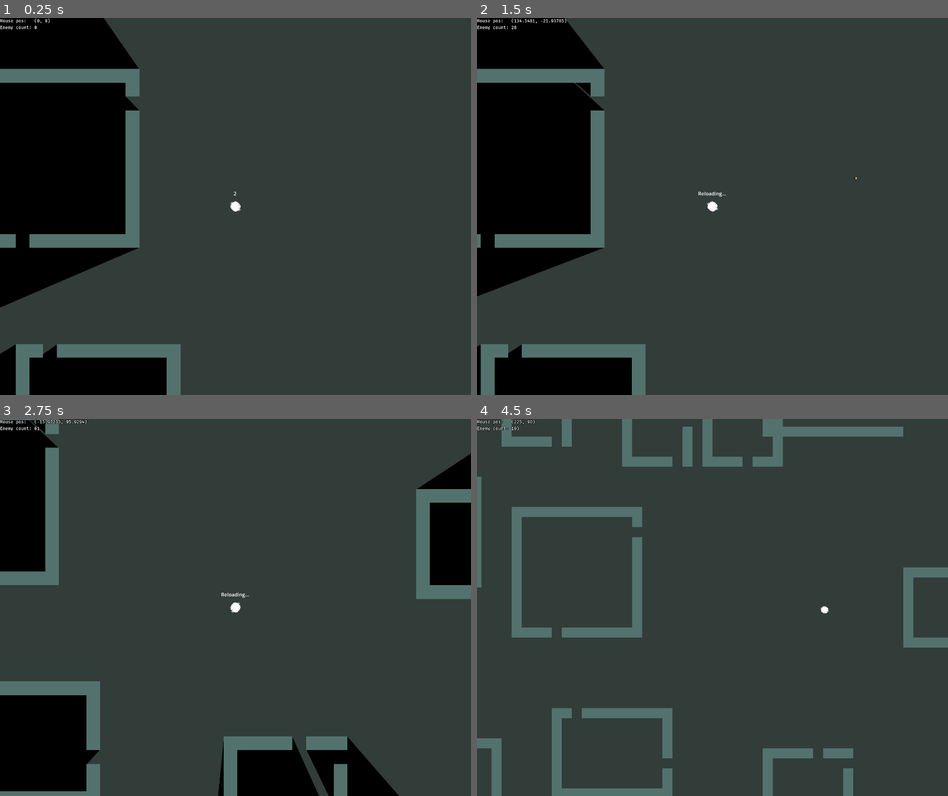
Above: before the commit, frames 1-4 (two rows, left to right).
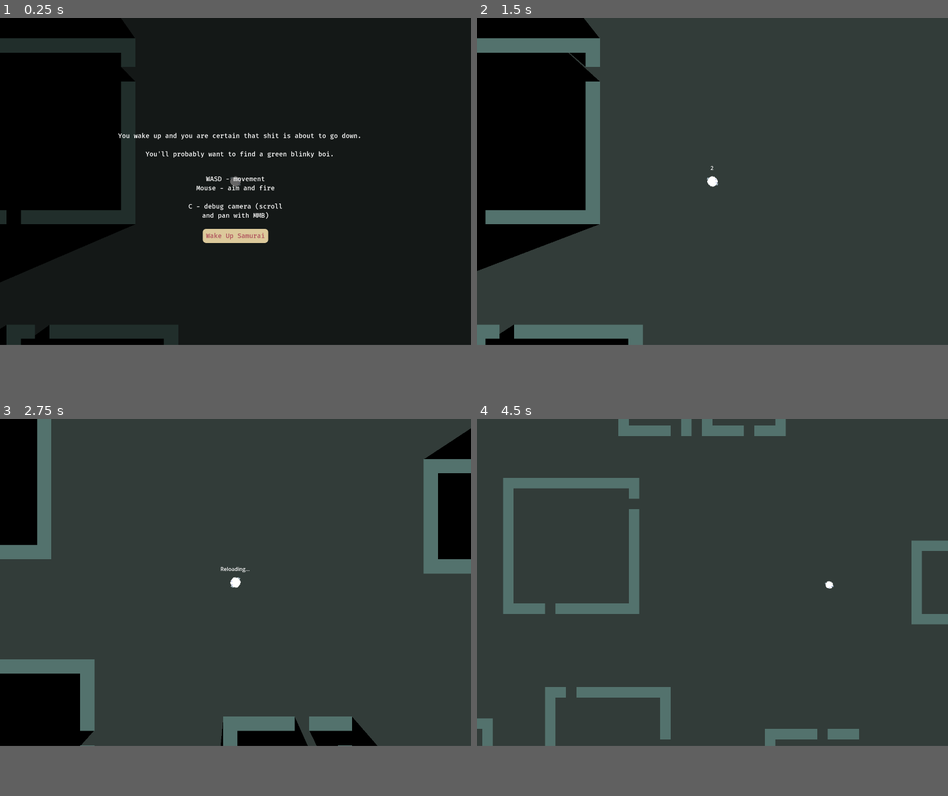
Above: after the commit, the same moments.

Repository: NomadicDaggy/procgen1
Game: Godot game, scene res://scenes/world.tscn
Two runs of this game, one before a commit and one after it. Both use one fixed random seed, a clock stepped at 60 frames per second and the inputs below.
Inputs (mouse positions are in pixels of both pictures, inside the frame that each line leads up to):
- Up to frame 1 (0.25 s): no input
- Up to frame 2 (1.5 s): click (712, 270) at 0.5 s, where only the run after the commit has a clickable "Wake Up Samurai"; tap Enter at 1.25 s; move the mouse to (816, 187) at 1.27 s; press the mouse at (816, 187) at 1.28 s; hold D (move_right) from 1.28 s (still down)
- Up to frame 3 (2.75 s): move the mouse to (141, 626) at 2.02 s; release D (move_right) at 2.03 s; release the mouse at (141, 626) at 2.03 s; hold S (move_down) from 2.03 s (still down); tap Middle mouse button (middle_mouse_btn) at 2.1 s
- Up to frame 4 (4.5 s): move the mouse to (759, 524) at 2.77 s; release S (move_down) at 2.78 s; hold D (move_right) 2.78-3.53 s; tap Mouse wheel down (scroll_down) at 2.85 s; move the mouse to (688, 682) at 3.52 s; hold W (move_up) 3.53-4.28 s; tap Mouse wheel up (scroll_up) at 3.6 s; move the mouse to (853, 664) at 4.27 s; hold A (move_left) from 4.28 s (still down); tap C (toggle_camera) at 4.35 s
In our replay, the window is 800x640 before the commit and 800x555 after it. These sizes can differ from the game's own. Grey fills any space a smaller window leaves; there, only what the larger window draws over its background counts as a difference.

The runs differ from the first frame. In frame 1, 76% of the frame differs, in the area x 0-100%, y 0-100%; in frame 2, 13%; in frame 3, 17%; in frame 4, 14%.

Commit message:
add starting explainer and refactor pausing/unpausing

Diff:
--- a/project.godot
+++ b/project.godot
@@ -29,8 +29,9 @@
 
 [display]
 
-window/size/viewport_width=1500
-window/size/viewport_height=1200
+window/size/viewport_width=1440
+window/size/viewport_height=1000
+window/size/initial_position_type=2
 
 [filesystem]
 
--- /dev/null
+++ b/resources/main_ui_theme.tres
@@ -0,0 +1,8 @@
+[gd_resource type="Theme" load_steps=2 format=3 uid="uid://ko77oq5p32gu"]
+
+[ext_resource type="FontFile" uid="uid://dmhp7vho1grrx" path="res://assets/FiraMono-Medium.ttf" id="1_m2mlb"]
+
+[resource]
+default_base_scale = 0.2
+default_font = ExtResource("1_m2mlb")
+default_font_size = 20
--- a/scenes/player.tscn
+++ b/scenes/player.tscn
@@ -52,3 +52,7 @@
 shadow_filter_smooth = 1.5
 texture = ExtResource("3_5nuo1")
 texture_scale = 8.37
+
+[node name="OnSpawnTimer" type="Timer" parent="."]
+one_shot = true
+autostart = true
--- a/scenes/ui.tscn
+++ b/scenes/ui.tscn
@@ -1,7 +1,8 @@
-[gd_scene load_steps=4 format=3 uid="uid://gs723esr23mr"]
+[gd_scene load_steps=6 format=3 uid="uid://gs723esr23mr"]
 
 [ext_resource type="FontFile" uid="uid://dmhp7vho1grrx" path="res://assets/FiraMono-Medium.ttf" id="1_06co6"]
 [ext_resource type="Script" path="res://scripts/ui.gd" id="1_gobil"]
+[ext_resource type="Theme" uid="uid://ko77oq5p32gu" path="res://resources/main_ui_theme.tres" id="3_pk1qp"]
 
 [sub_resource type="LabelSettings" id="LabelSettings_iygm6"]
 font = ExtResource("1_06co6")
@@ -9,10 +10,22 @@
 outline_size = 5
 outline_color = Color(0, 0, 0, 1)
 
+[sub_resource type="StyleBoxFlat" id="StyleBoxFlat_a3mb4"]
+bg_color = Color(0.862745, 0.788235, 0.607843, 1)
+corner_radius_top_left = 10
+corner_radius_top_right = 10
+corner_radius_bottom_right = 10
+corner_radius_bottom_left = 10
+expand_margin_left = 10.0
+expand_margin_top = 5.0
+expand_margin_right = 10.0
+expand_margin_bottom = 5.0
+
 [node name="UI" type="CanvasLayer"]
 script = ExtResource("1_gobil")
 
 [node name="Debug" type="Label" parent="."]
+visible = false
 offset_right = 40.0
 offset_bottom = 23.0
 text = "test
@@ -20,6 +33,7 @@
 label_settings = SubResource("LabelSettings_iygm6")
 
 [node name="PlayerInfo" type="Label" parent="."]
+visible = false
 offset_left = 670.0
 offset_top = 341.0
 offset_right = 769.0
@@ -65,4 +79,73 @@
 grow_vertical = 2
 text = "Congrats!"
 
+[node name="StartControls" type="Control" parent="."]
+z_index = 1000
+layout_mode = 3
+anchors_preset = 15
+anchor_right = 1.0
+anchor_bottom = 1.0
+grow_horizontal = 2
+grow_vertical = 2
+
+[node name="Label" type="Label" parent="StartControls"]
+layout_mode = 1
+anchors_preset = 8
+anchor_left = 0.5
+anchor_top = 0.5
+anchor_right = 0.5
+anchor_bottom = 0.5
+offset_left = -381.0
+offset_top = -152.0
+offset_right = 408.0
+offset_bottom = -50.0
+grow_horizontal = 2
+grow_vertical = 2
+theme = ExtResource("3_pk1qp")
+text = "You wake up and you are certain that shit is about to go down.
+
+You'll probably want to find a green blinky boi."
+horizontal_alignment = 1
+autowrap_mode = 3
+
+[node name="Label2" type="Label" parent="StartControls"]
+layout_mode = 1
+anchors_preset = 8
+anchor_left = 0.5
+anchor_top = 0.5
+anchor_right = 0.5
+anchor_bottom = 0.5
+offset_left = -156.0
+offset_top = -20.16
+offset_right = 156.0
+offset_bottom = 116.841
+grow_horizontal = 2
+grow_vertical = 2
+theme = ExtResource("3_pk1qp")
+text = "WASD - movement
+Mouse - aim and fire
+
+C - debug camera (scroll and pan with MMB)"
+horizontal_alignment = 1
+autowrap_mode = 3
+
+[node name="StartGameButton" type="Button" parent="StartControls"]
+layout_mode = 1
+anchors_preset = 8
+anchor_left = 0.5
+anchor_top = 0.5
+anchor_right = 0.5
+anchor_bottom = 0.5
+offset_left = -64.0
+offset_top = 150.0
+offset_right = 64.0
+offset_bottom = 183.0
+grow_horizontal = 2
+grow_vertical = 2
+theme = ExtResource("3_pk1qp")
+theme_override_colors/font_color = Color(0.682353, 0.309804, 0.356863, 1)
+theme_override_styles/normal = SubResource("StyleBoxFlat_a3mb4")
+text = "Wake Up Samurai"
+
 [connection signal="pressed" from="ResultsControls/RestartButton" to="." method="_on_restart_button_pressed"]
+[connection signal="pressed" from="StartControls/StartGameButton" to="." method="_on_start_game_button_pressed"]
--- a/scenes/world.tscn
+++ b/scenes/world.tscn
@@ -111,11 +111,6 @@
 
 [node name="PlayerProjectiles" type="Node2D" parent="GameManager"]
 
-[node name="CanvasModulate" type="CanvasModulate" parent="."]
-visible = false
-light_mask = 2
-color = Color(0.4, 0.4, 0.4, 1)
-
 [node name="Player" parent="." instance=ExtResource("3_m2xfy")]
 z_index = 1000
 
@@ -128,6 +123,12 @@
 zoom = Vector2(2, 2)
 script = ExtResource("7_kml0k")
 
+[node name="CanvasModulate" type="CanvasModulate" parent="."]
+light_mask = 0
+visibility_layer = 0
+z_index = 1000
+color = Color(0.4, 0.4, 0.4, 1)
+
 [connection signal="bake_finished" from="NavigationRegion2D" to="NavigationRegion2D/Map" method="_on_navigation_region_2d_bake_finished"]
 [connection signal="map_ready" from="NavigationRegion2D/Map" to="GameManager" method="_on_map_map_ready"]
 [connection signal="timeout" from="GameManager/EnemySpawnTimer" to="GameManager" method="_on_enemy_spawn_timer_timeout"]
--- a/scripts/enemy.gd
+++ b/scripts/enemy.gd
@@ -100,17 +100,18 @@
 
 
 func _process(_delta):
-	#if G.debug_mode:
-	debug_text.text = "%s\n" % G.round_to_dec(player_detection_level,3)
-		#debug_text.text = "%s\n" % G.round_to_dec(factor,1)
-		#debug_text.text = "%s\n" % State.keys()[state]
-		#debug_text.text += "%s" % G.round_to_dec(patrol_path_timer.time_left, 1)
 
 	# If enemy is far from player, delete it to let a new one spawn closer.
 	if global_position.distance_to(target.global_position) > 100 * G.TS:
 		queue_free()
 
 	modulate = Color(player_detection_level, 1, 1)
+
+	#if G.debug_mode:
+	#debug_text.text = "%s\n" % G.round_to_dec(player_detection_level,3)
+	#debug_text.text = "%s\n" % G.round_to_dec(factor,1)
+	#debug_text.text = "%s\n" % State.keys()[state]
+	#debug_text.text += "%s" % G.round_to_dec(patrol_path_timer.time_left, 1)
 
 
 func move_to(pos, s, a, d):
--- a/scripts/game_manager.gd
+++ b/scripts/game_manager.gd
@@ -4,6 +4,8 @@
 @onready var enemies = $"./Enemies"
 @onready var enemy_spawn_timer = $EnemySpawnTimer
 @onready var extracts = $Extracts
+@onready var canvas_modulate = $"../CanvasModulate"
+
 
 
 var enemy_nospawn_size = 40
@@ -14,7 +16,8 @@
 var enemy_scene = preload("res://scenes/enemy.tscn")
 
 func _ready():
-	Engine.time_scale = 1.0
+	# Start paused
+	#pause_game()
 
 	enemy_spawn_timer.wait_time = 0.03
 	enemy_spawn_timer.autostart = true
@@ -23,6 +26,13 @@
 		enemy_nospawn_size = 8
 		enemy_spawn_max_dist = 10
 		max_enemies = 0
+
+
+func _process(_delta):
+	if canvas_modulate.visible and not G.game_paused:
+		unpause_game()
+	if UI.start_controls.visible:
+		pause_game()
 
 
 func spawn_enemy(pos: Vector2):
@@ -34,7 +44,19 @@
 
 func show_game_over():
 	UI.game_over()
+	pause_game()
+
+
+func pause_game():
 	Engine.time_scale = 0.0
+	canvas_modulate.visible = true
+	G.game_paused = true
+
+
+func unpause_game():
+	Engine.time_scale = 1.0
+	canvas_modulate.visible = false
+	G.game_paused = false
 
 
 func _on_enemy_spawn_timer_timeout():
--- a/scripts/global_vars.gd
+++ b/scripts/global_vars.gd
@@ -11,11 +11,13 @@
 const PLAYER_NAME = "Player"
 
 var debug_mode = false
+var game_paused = true
 var rng = RandomNumberGenerator.new()
 
 
 func round_to_dec(num, digit) -> float:
 	return round(num * pow(10.0, digit)) / pow(10.0, digit)
+
 
 func raycast_to_pos(from, to, collider_mask):
 	var space_state = get_world_2d().direct_space_state
--- a/scripts/player.gd
+++ b/scripts/player.gd
@@ -13,6 +13,8 @@
 @onready var animated_sprite_2d = $AnimatedSprite2D
 @onready var player_main_light = $PointLight2D
 @onready var player_projectiles = $"../GameManager/PlayerProjectiles"
+@onready var on_spawn_timer = $OnSpawnTimer
+
 
 
 func _ready():
@@ -47,6 +49,9 @@
 	if dead:
 		return
 
+	if not on_spawn_timer.is_stopped():
+		return
+
 	if Input.get_action_strength("main_action"):
 		ranged_weapon.try_shoot(player_projectiles, self)
 	if Input.get_action_strength("reload"):
@@ -54,5 +59,5 @@
 
 
 func game_over():
-	Engine.time_scale = 0.0
+	game_manager.pause_game()
 	UI.player_died()
--- a/scripts/ui.gd
+++ b/scripts/ui.gd
@@ -3,19 +3,22 @@
 @onready var world: Node2D #= $"../world"
 @onready var navigation_region: NavigationRegion2D #= $"../world/NavigationRegion2D"
 @onready var enemies: Node2D #= $"../world/GameManager/Enemies"
+@onready var game_manager: Node2D
 
 @onready var debug: Label = $Debug
 @onready var player_info = $PlayerInfo
 @onready var results_controls = $ResultsControls
 @onready var results_info = $ResultsControls/ResultsInfo
+@onready var start_controls = $StartControls
 
 
 @export var player: CharacterBody2D
 
 
 func _ready():
-	#call_deferred("set_player_info_text", str(player.ranged_weapon.shots_in_mag))
-	pass
+	start_controls.visible = true
+	player_info.visible = false
+	results_controls.visible = false
 
 
 func _process(_delta):
@@ -25,6 +28,7 @@
 		world = get_node("../world")
 		navigation_region = get_node("../world/NavigationRegion2D")
 		enemies = get_node("../world/GameManager/Enemies")
+		game_manager = get_node("../world/GameManager")
 
 	update_hud()
 
@@ -60,11 +64,15 @@
 	results_info.text = "CONGRATS!\n"
 
 
-# Access object and reassign it to the correct node if needed
-#func _aor(object, node_name):
-
-
 func _on_restart_button_pressed():
 	get_parent().get_tree().reload_current_scene()
 	results_controls.visible = false
 	player_info.visible = true
+	G.game_paused = false
+
+
+func _on_start_game_button_pressed():
+	results_controls.visible = false
+	player_info.visible = true
+	start_controls.visible = false
+	game_manager.unpause_game()
